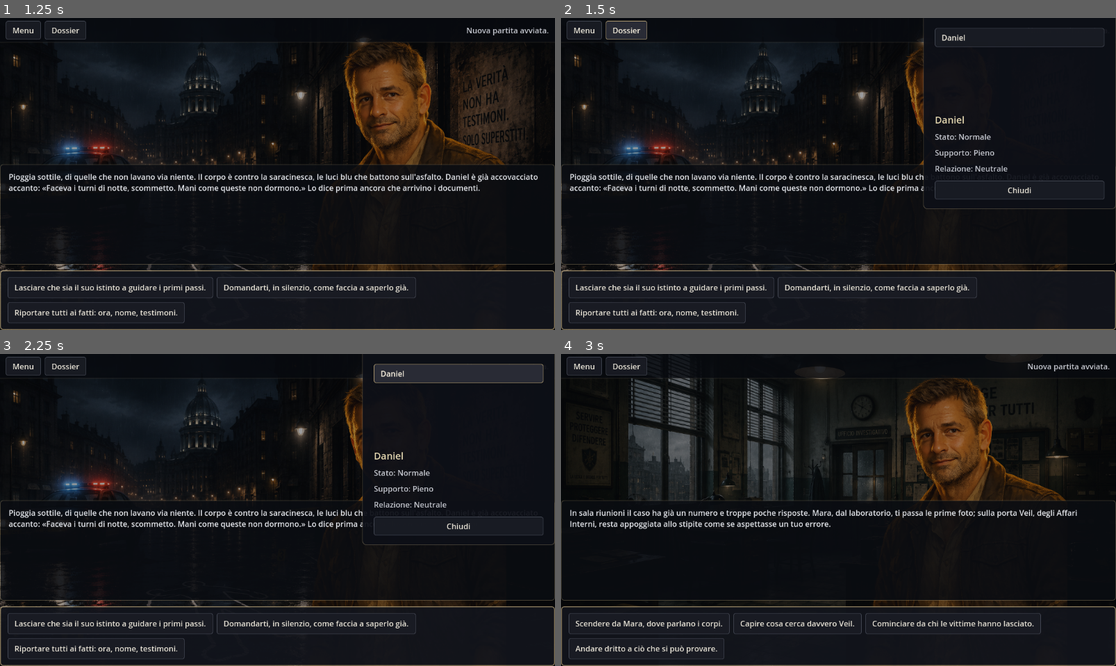
Above: before the commit, frames 1-4 (two rows, left to right).
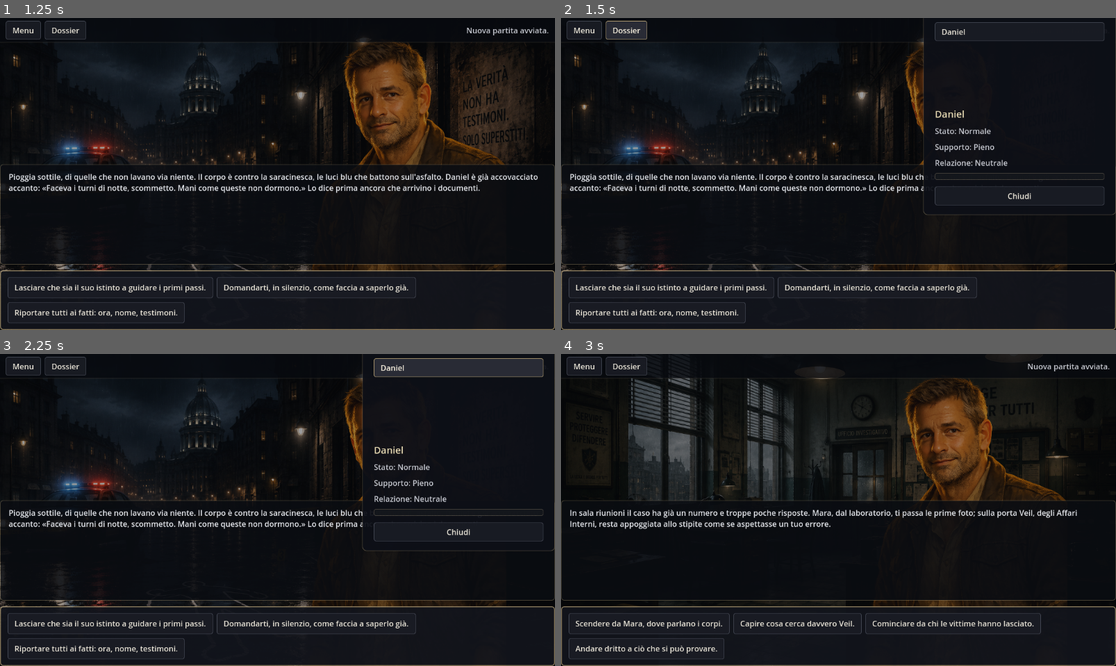
Above: after the commit, the same moments.

Repository: torsifranci2006-ship-it/gioco-test
Game: Godot game, scene res://scenes/main.tscn
Two runs of this game, one before a commit and one after it. Both use one fixed random seed, a clock stepped at 60 frames per second and the inputs below.
Inputs:
- Up to frame 1 (1.25 s): click "Nuova Partita" at 0.5 s
- Up to frame 2 (1.5 s): click "Dossier" at 1.25 s
- Up to frame 3 (2.25 s): click "Daniel" at 2 s
- Up to frame 4 (3 s): click "Lasciare che sia il suo istin…" at 2.75 s

Frame 1 is identical in both runs. In frame 2, 1.6% of the frame differs, in the area x 65-100%, y 1-64%; in frame 3, 2.7%; in frame 4, nothing differs.

Commit message:
Aggiunta barra statistiche dossier

Diff:
--- a/scenes/main.tscn
+++ b/scenes/main.tscn
@@ -139,6 +139,25 @@
 corner_radius_bottom_right = 4
 corner_radius_bottom_left = 4
 
+[sub_resource type="StyleBoxFlat" id="sb_pbar_bg"]
+bg_color = Color(0.08, 0.09, 0.11, 0.9)
+border_width_left = 1
+border_width_top = 1
+border_width_right = 1
+border_width_bottom = 1
+border_color = Color(0.5, 0.46, 0.38, 0.45)
+corner_radius_top_left = 3
+corner_radius_top_right = 3
+corner_radius_bottom_right = 3
+corner_radius_bottom_left = 3
+
+[sub_resource type="StyleBoxFlat" id="sb_pbar_fill"]
+bg_color = Color(0.62, 0.56, 0.43, 0.85)
+corner_radius_top_left = 3
+corner_radius_top_right = 3
+corner_radius_bottom_right = 3
+corner_radius_bottom_left = 3
+
 [sub_resource type="Theme" id="theme_noir"]
 Button/colors/font_color = Color(0.92, 0.9, 0.85, 1)
 Button/colors/font_hover_color = Color(0.98, 0.95, 0.88, 1)
@@ -151,6 +170,8 @@
 Button/styles/focus = SubResource("sb_btn_hover")
 Label/colors/font_color = Color(0.78, 0.79, 0.82, 1)
 RichTextLabel/colors/default_color = Color(0.9, 0.91, 0.93, 1)
+ProgressBar/styles/background = SubResource("sb_pbar_bg")
+ProgressBar/styles/fill = SubResource("sb_pbar_fill")
 
 [node name="Main" type="Control"]
 layout_mode = 3
--- a/src/autoload/game.gd
+++ b/src/autoload/game.gd
@@ -85,7 +85,9 @@
 	return engine.current_epilogues()
 
 ## Personaggi incontrati, dati privi di spoiler (per il Dossier UI). [] se motore non pronto.
-## Vedi StoryEngine.met_characters: nessuna descrizione, nessun numero di relazione, nessun attributo.
+## Vedi StoryEngine.met_characters: nessuna descrizione, nessun attributo nascosto. La relazione esce
+## come fascia qualitativa e come valore reale (relazione_value); la UI lo clampa 0-100 solo per la
+## barra e non lo mostra mai come testo.
 func met_characters() -> Array:
 	if not ready_ok:
 		return []
--- a/src/core/story_engine.gd
+++ b/src/core/story_engine.gd
@@ -75,8 +75,10 @@
 
 ## Accessor di sola lettura per la UI (Dossier): personaggi GIÀ incontrati, con dati privi di
 ## spoiler. "Incontrato" = comparso come ritratto in una scena visitata (history + visual.portrait).
-## NON espone descrizione, relazione numerica né attributi nascosti. Ogni voce:
-## { nome:String, stato:String, supporto:String, ferita:bool, relazione_fascia:String }.
+## NON espone descrizione né attributi nascosti. Espone la relazione come fascia qualitativa
+## (relazione_fascia) e come valore reale (relazione_value): il Core non perde informazione, è la UI
+## a clampare 0-100 solo per la barra (il numero non è mai mostrato al giocatore). Ogni voce:
+## { nome:String, stato:String, supporto:String, ferita:bool, relazione_fascia:String, relazione_value:int }.
 func met_characters() -> Array[Dictionary]:
 	var out: Array[Dictionary] = []
 	if state == null:
@@ -102,6 +104,7 @@
 			"supporto": c.supporto(),
 			"ferita": state.is_wounded(cid),
 			"relazione_fascia": _relazione_band(c.relazione),
+			"relazione_value": c.relazione,
 		})
 	return out
 
--- a/src/ui/main.gd
+++ b/src/ui/main.gd
@@ -360,6 +360,18 @@
 		_dossier_details.add_child(_make_detail_label("Ferita: Sì"))
 	var band := String(entry.get("relazione_fascia", ""))
 	_dossier_details.add_child(_make_detail_label("Relazione: " + RELAZIONE_BAND_LABEL.get(band, band)))
+	_dossier_details.add_child(_make_relazione_bar(int(entry.get("relazione_value", 0))))
+
+## Barra visiva della relazione (stile noir dal Theme). Il valore reale arriva dal Core; qui viene
+## SOLO clampato 0-100 a fini grafici e non è mai mostrato come testo (show_percentage = false).
+func _make_relazione_bar(relazione_value: int) -> ProgressBar:
+	var bar := ProgressBar.new()
+	bar.min_value = 0
+	bar.max_value = 100
+	bar.value = clampi(relazione_value, 0, 100)
+	bar.show_percentage = false
+	bar.custom_minimum_size = Vector2(0, 14)
+	return bar
 
 ## Riga di dettaglio del Dossier (Label con font/colore opzionali).
 func _make_detail_label(text: String, font_size: int = 0, color: Color = Color(0, 0, 0, 0)) -> Label:
Not shown: 1 places in scenes/main.tscn that only renumber resources
Not shown, changed: docs/ui.md
